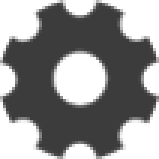
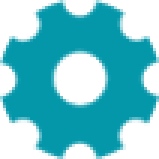
Two versions of the same layered image (159 x 159). Layer-by-layer changes:
pixels changed over left=0, top=0, right=159, bottom=159 (layer not identified)
